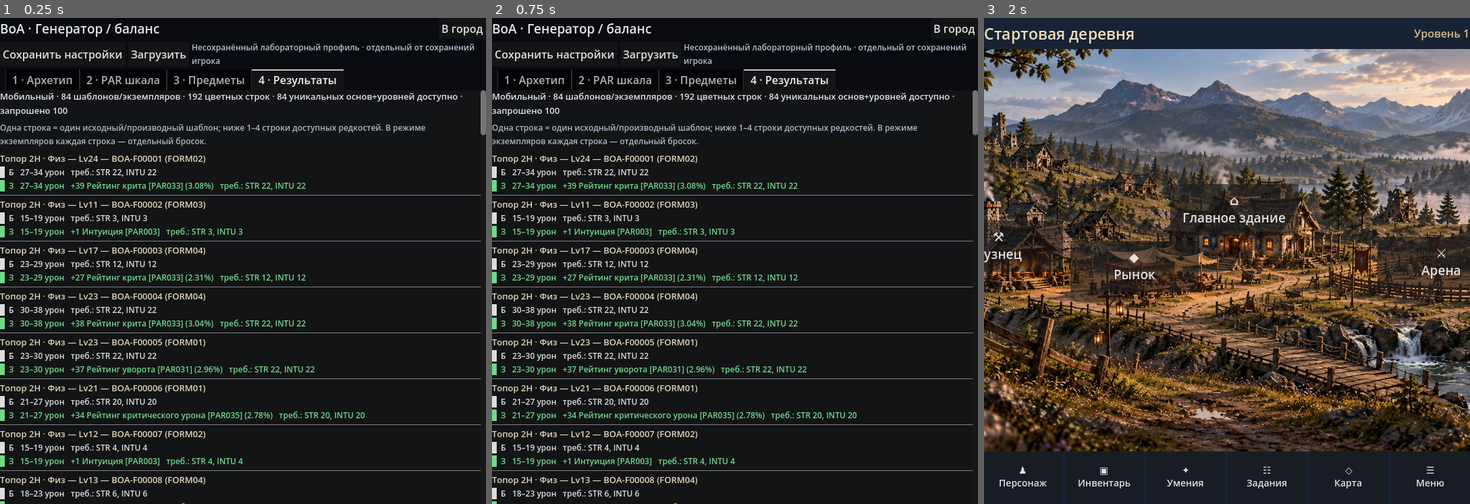
Above: before the commit, frames 1-3 (left to right).
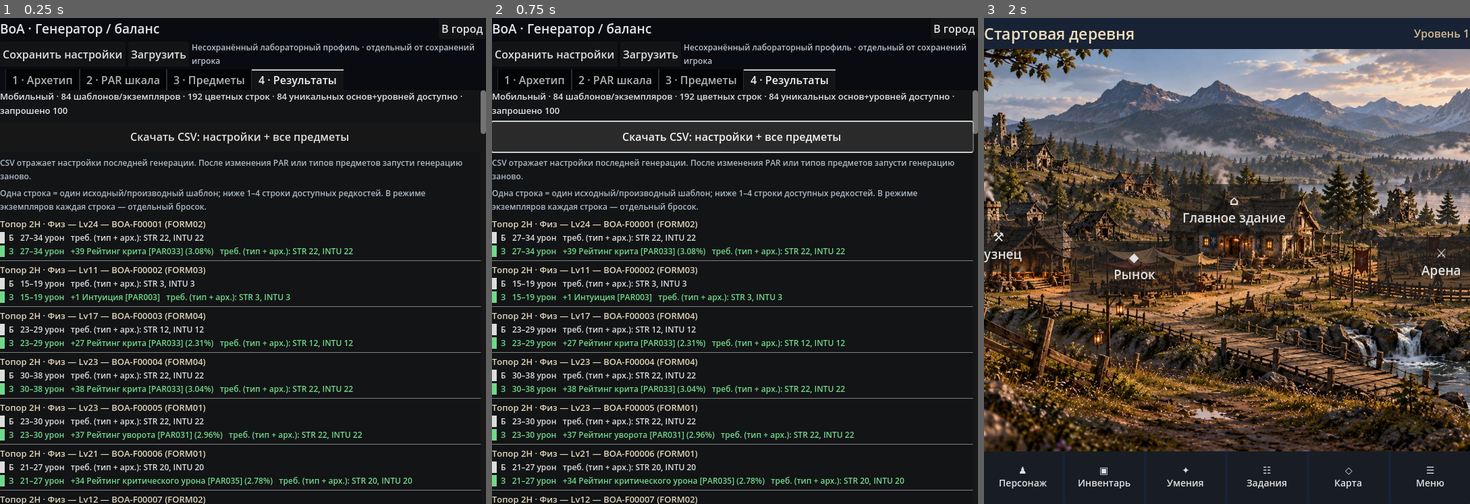
Above: after the commit, the same moments.

Repository: Archoniou1987/Battle-of-Artheon
Game: Godot game, scene res://scenes/debug/item_generator_lab.tscn
Two runs of this game, one before a commit and one after it. Both use one fixed random seed, a clock stepped at 60 frames per second and the inputs below. This scene is started directly instead of the project's main scene.
Inputs (mouse positions are in pixels of both pictures, inside the frame that each line leads up to):
- Up to frame 1 (0.25 s): no input
- Up to frame 2 (0.75 s): click (730, 134) at 0.5 s, where only the run after the commit has a clickable "Скачать CSV: настройки + все …"
- Up to frame 3 (2 s): click "В город" at 1.25 s

The runs differ from the first frame. In frame 1, 15% of the frame differs, in the area x 0-100%, y 21-100%; in frame 2, 16%; in frame 3, nothing differs.
Error after the commit: Parse Error: Cannot infer the type of "damage_min" variable because the value doesn't have a set type. (res://core/items/item_lab_csv_exporter.gd:59)

Commit message:
feat(item-lab UI): browser-downloadable CSV of exact generation snapshot and readable archetype-linked requirements

Diff:
--- a/scenes/debug/item_generator_lab.gd
+++ b/scenes/debug/item_generator_lab.gd
@@ -35,6 +35,9 @@
 var summary: Label
 var result_items: Array = []
 var result_rows: Array = []
+var last_generation_config: Dictionary = {}
+var last_generation_output: Dictionary = {}
+var csv_button: Button
 
 func _ready() -> void:
 	set_anchors_and_offsets_preset(Control.PRESET_FULL_RECT)
@@ -499,10 +502,40 @@
 	var body := _page("4 · Результаты")
 	summary = _text("Сначала сгенерируй предметы на вкладке 3.", 13)
 	body.add_child(summary)
+	csv_button = Button.new()
+	csv_button.text = "Скачать CSV: настройки + все предметы"
+	csv_button.disabled = true
+	csv_button.custom_minimum_size.y = 44
+	csv_button.pressed.connect(_export_csv)
+	body.add_child(csv_button)
+	body.add_child(_text("CSV отражает настройки последней генерации. После изменения PAR или типов предметов запусти генерацию заново.", 12, Color("#acb9c5")))
 	body.add_child(_text("Одна строка = один исходный/производный шаблон; ниже 1–4 строки доступных редкостей. В режиме экземпляров каждая строка — отдельный бросок.", 12, Color("#acb9c5")))
 	result_box = VBoxContainer.new()
 	result_box.add_theme_constant_override("separation", 3)
 	body.add_child(result_box)
+
+func _export_csv() -> void:
+	if last_generation_config.is_empty() or result_rows.is_empty():
+		summary.text = "Сначала создай предметы — сохранять пока нечего."
+		return
+	var csv := ItemLabCsvExporter.build(last_generation_config, last_generation_output, engine)
+	var time := Time.get_datetime_string_from_system().replace(":", "-").replace("T", "_")
+	var name := "BOA_Item_Lab_%s.csv" % time
+	if OS.has_feature("web"):
+		# Download synchronously within the actual button click: mobile browsers
+		# may block download_buffer() if invoked after a deferred callback.
+		JavaScriptBridge.download_buffer(csv.to_utf8_buffer(), name, "text/csv;charset=utf-8")
+		summary.text = "Запрошено скачивание %s · %d шаблонов" % [name, result_rows.size()]
+		return
+	var local_path := "user://" + name
+	var output := FileAccess.open(local_path, FileAccess.WRITE)
+	if output == null:
+		summary.text = "Ошибка сохранения CSV (%d)" % FileAccess.get_open_error()
+		return
+	output.store_string(csv)
+	output.flush()
+	output.close()
+	summary.text = "CSV сохранён: " + ProjectSettings.globalize_path(local_path)
 
 func _settings() -> Dictionary:
 	var types: Array = []
@@ -535,6 +568,9 @@
 		return
 	result_rows = result.get("rows", [])
 	result_items = result_rows
+	last_generation_config = c.duplicate(true)
+	last_generation_output = result.duplicate(true)
+	csv_button.disabled = false
 	var lines := 0
 	for record in result_rows:
 		lines += (record.get("variants", []) as Array).size()
@@ -589,7 +625,7 @@
 		keys.sort()
 		for par in keys:
 			req_text.append("%s %d" % [SHORT.get(par, par), int(req[par])])
-		parts.append("треб.: " + ", ".join(PackedStringArray(req_text)))
+		parts.append("треб. (тип + арх.): " + ", ".join(PackedStringArray(req_text)))
 	return "   ".join(PackedStringArray(parts))
 
 func _compact_pars(stats: Dictionary, level: int) -> String:
